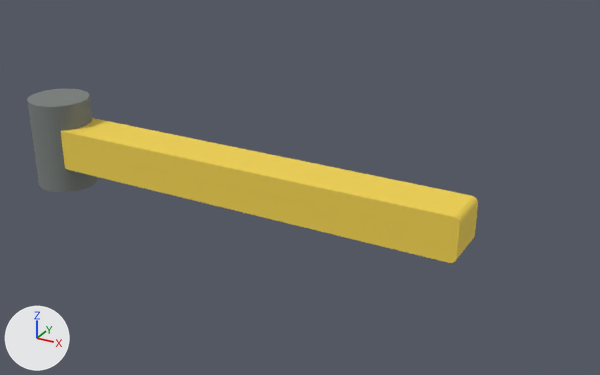
Renders of the OBJ model ros2_ws/src/fs_description/meshes/pahadi/arm_fore_link.obj from each side of a commit.
Before and after are seen from a 50 mm lens placed at (1.186, -1.162, 0.591), pointed at (0.531, 0.031, -0.005). Arrows for +X, +Y and +Z are at lower left; the lights stay in place. The first picture is the older version. Where no turn or scale is listed for an object, it has been applied to the vertices. Vertices at exactly the same position are counted once.

Before the edit, the objects in view are built like this:
```python
me_beam_1 = bpy.data.meshes.new('beam_1')
me_beam_1.from_pydata(...)  # 96 vertices, 188 faces; spans x 0.0..0.85, y -0.045..0.045, z -0.04..0.04
me_beam_1.materials.append(mat_yellow_100)  # yellow #f2d24f
me_clevis_0 = bpy.data.meshes.new('clevis_0')
me_clevis_0.from_pydata(...)  # a 42-sided cylinder along z spanning x -0.06..0.06, y -0.06..0.06, z -0.09..0.09
me_clevis_0.materials.append(mat_graphite_100)  # grey #797e7c
ob_beam_1 = bpy.data.objects.new('beam_1', me_beam_1)
ob_beam_1.location = (0.0, 0.0, 0.0)
ob_clevis_0 = bpy.data.objects.new('clevis_0', me_clevis_0)
ob_clevis_0.location = (0.0, 0.0, 0.0)
```
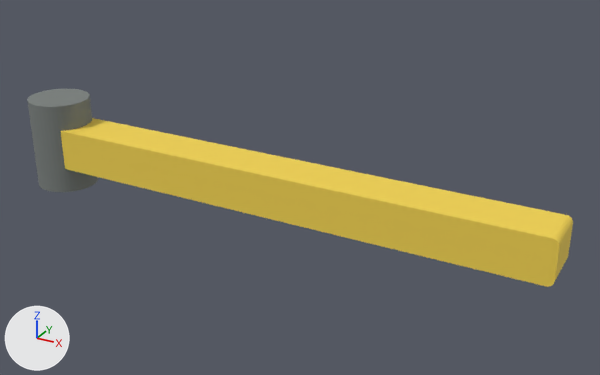
Pixel boxes [x1, y1, x2, y2] of what changed, in the pictures (600 x 375 px):
'beam_1', reshaped (23% wider, 16% taller): before [60, 118, 478, 263]; after [60, 118, 573, 287]

The change, as a list of edits to the scene's bpy script:
```text
Change me_beam_1:
    used by ob_beam_1; location = (0.0, 0.0, 0.0)
    remove me_beam_1.from_pydata(...)  # 96 vertices, 188 faces; spans x 0.0..0.85, y -0.045..0.045, z -0.04..0.04
    add me_beam_1.from_pydata(...)  # 96 vertices, 188 faces; spans x 0.0..1.0, y -0.045..0.045, z -0.04..0.04
    me_beam_1 part 1: all 48 vertices in x 0.838..0.85, y -0.045..0.045, z -0.04..0.04 are moved by (0.15, 0.0, 0.0)
```
